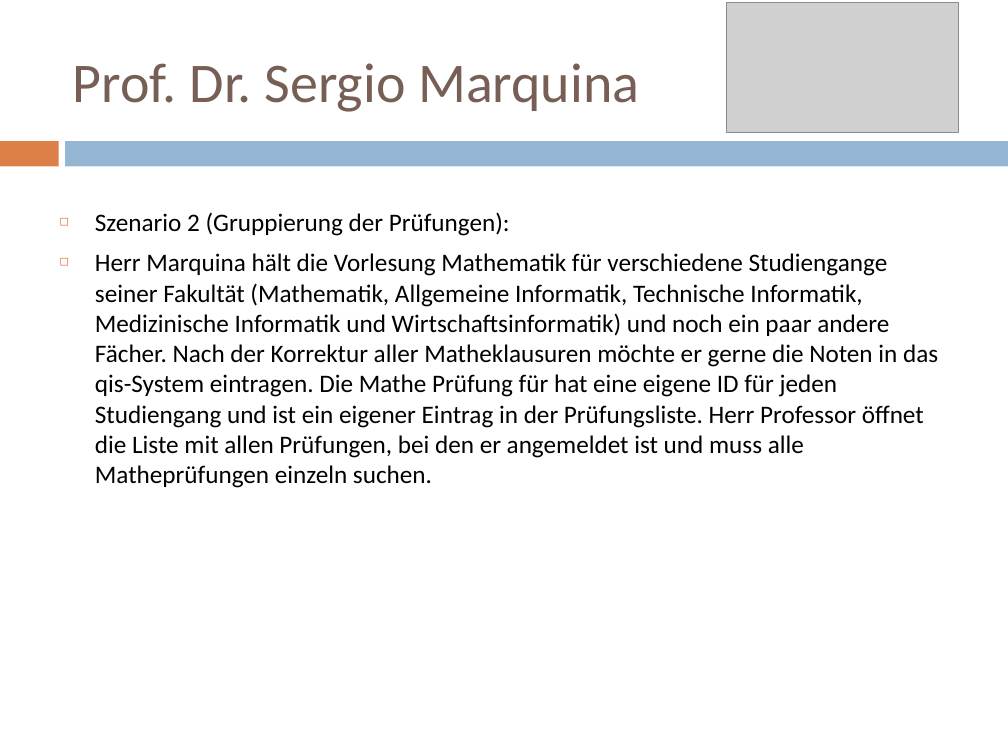
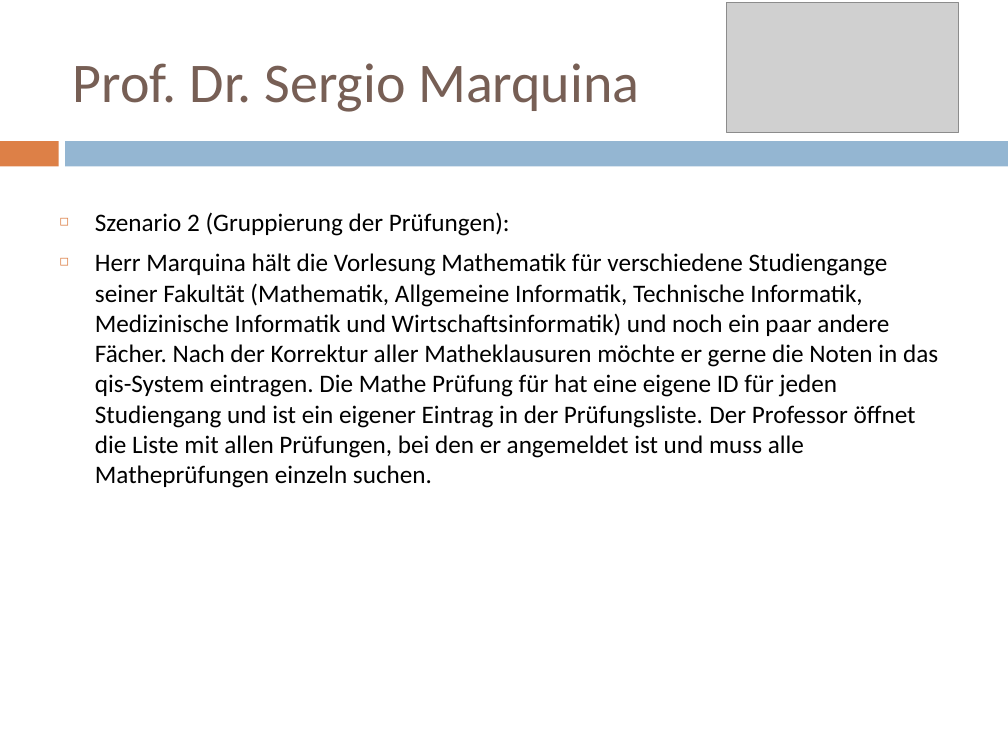
Before and after one commit to SimonHofmeister1992/HCI_OTH_APP, a slide deck: slide 4 of 01_Verstehen_und_Festlegen_des_Nutzungskontext/Sekretariat/Personas_Template_UX.pptx. Drawn at 1008x756 pixels with LibreOffice and Linux fonts; fonts in the diff are those of the drawing; grey boxes stand for pictures. Boxes give left, top, right and bottom in pixels: in the first picture for what was removed or moved away, otherwise in the second. Text is boxed around its words. In the diff, an @@ line names an element or a change of style, - is before the commit and + after.

```diff
--- a/01_Verstehen_und_Festlegen_des_Nutzungskontext/Sekretariat/Personas_Template_UX.pptx
+++ b/01_Verstehen_und_Festlegen_des_Nutzungskontext/Sekretariat/Personas_Template_UX.pptx
@@ text at bbox=[95, 253, 938, 488]: text changed @@
-◻ Herr Marquina hält die Vorlesung Mathematik für verschiedene Studiengange seiner Fakultät (Mathematik, Allgemeine Informatik, Technische Informatik, Medizinische Informatik und Wirtschaftsinformatik) und noch ein paar andere Fächer. Nach der Korrektur aller Matheklausuren möchte er gerne die Noten in das qis-System eintragen. Die Mathe Prüfung für hat eine eigene ID für jeden Studiengang und ist ein eigener Eintrag in der Prüfungsliste. Herr Professor öffnet die Liste mit allen Prüfungen, bei den er angemeldet ist und muss alle Matheprüfungen einzeln suchen.
+◻ Herr Marquina hält die Vorlesung Mathematik für verschiedene Studiengange seiner Fakultät (Mathematik, Allgemeine Informatik, Technische Informatik, Medizinische Informatik und Wirtschaftsinformatik) und noch ein paar andere Fächer. Nach der Korrektur aller Matheklausuren möchte er gerne die Noten in das qis-System eintragen. Die Mathe Prüfung für hat eine eigene ID für jeden Studiengang und ist ein eigener Eintrag in der Prüfungsliste. Der Professor öffnet die Liste mit allen Prüfungen, bei den er angemeldet ist und muss alle Matheprüfungen einzeln suchen.
```
Also in this commit, not shown: 4 other slides changed, 33 other files.
